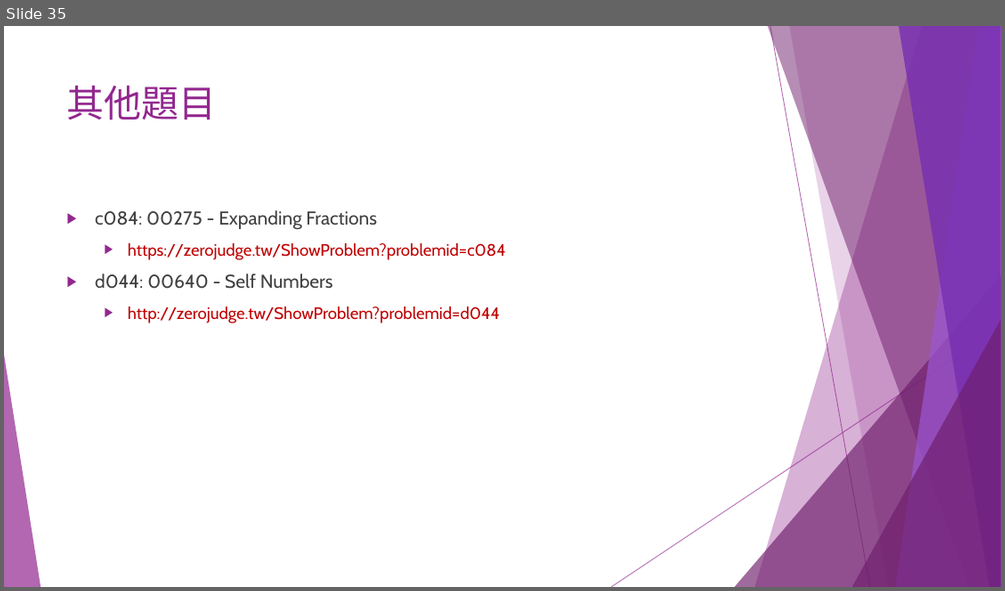
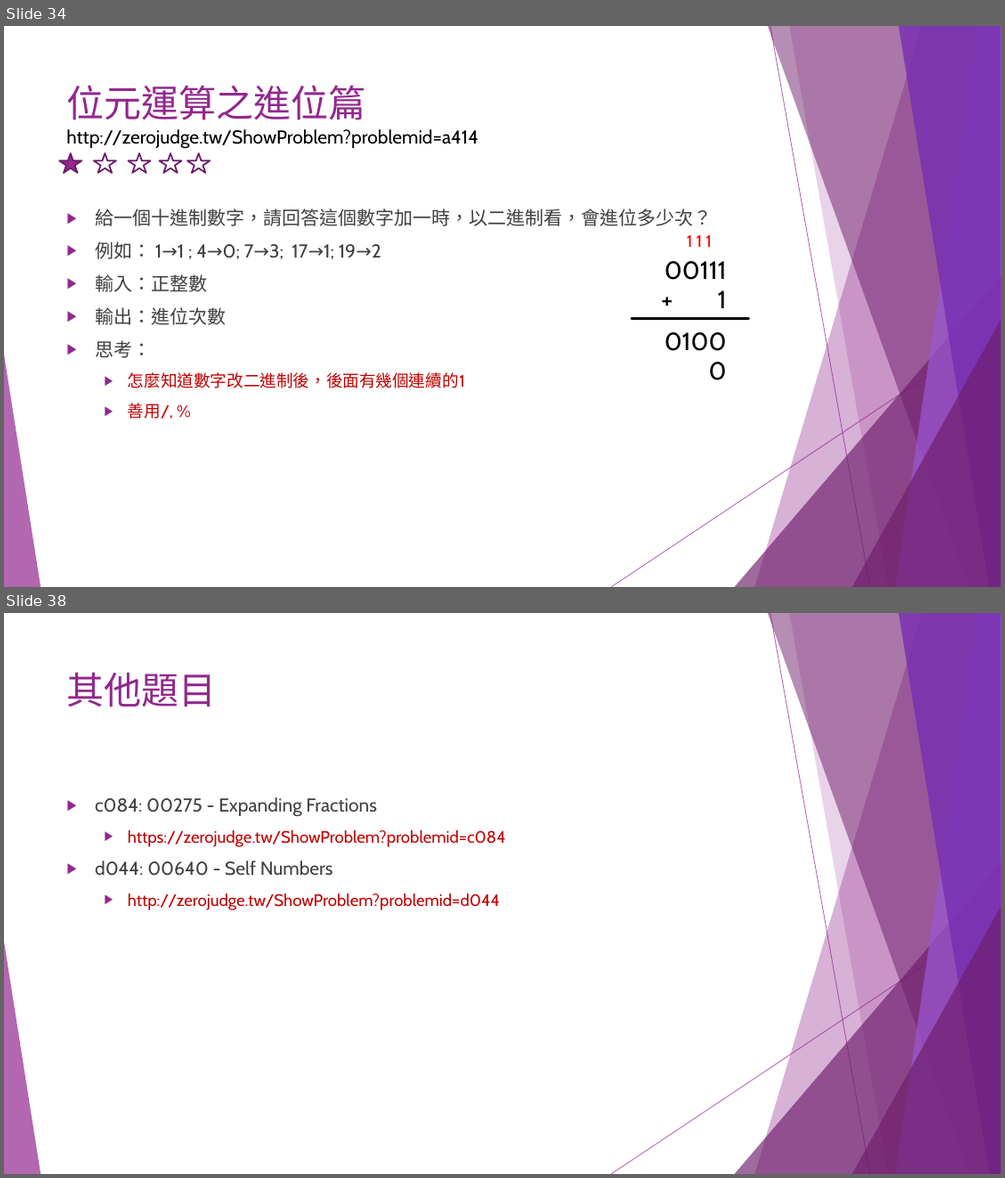
Before and after one commit to liulawsi/My_PPTs, a slide deck: CHING JIAN/C_Class/A1_邏輯思考訓練題.pptx. Shown one above the other, each under a label of ours: slide 35 before the commit, slides 34 and 38 after it; the slides between them are not shown. The pictures are 1005x591 and 1005x1178 pixels, drawn with LibreOffice and Linux fonts; fonts in the diff are those of the drawing. Boxes give left, top, right and bottom in pixels: in the first picture for what was removed or moved away, otherwise in the second. Text is boxed around its words. In the diff, an @@ line names an element or a change of style, - is before the commit and + after.

```diff
--- a/CHING JIAN/C_Class/A1_邏輯思考訓練題.pptx
+++ b/CHING JIAN/C_Class/A1_邏輯思考訓練題.pptx
@@ slide 34 added at <box>4,26,1001,587</box>, background #FFFFFF; not listed: 10 template elements that a slide beside it also shows @@
@@ title added at <box>67,85,366,120</box>, 36 pt, text #92278F @@
+位元運算之進位篇
@@ text added at <box>66,129,478,149</box>, 18 pt, text #000000 @@
+http://zerojudge.tw/ShowProblem?problemid=a414
@@ group added at <box>59,153,210,173</box>: 5 stars @@
@@ text added at <box>95,208,712,418</box>, 18 pt, text #404040 @@
+▶ 給一個十進制數字，請回答這個數字加一時，以二進制看，會進位多少次？
+▶ 例如： 1→1 ; 4→0; 7→3; 17→1; 19→2
+▶ 輸入：正整數
+▶ 輸出：進位次數
+▶ 思考：
+  ▶ 怎麼知道數字改二進制後，後面有幾個連續的1
+  ▶ 善用/, %
@@ text added at <box>687,235,712,247</box>, 16 pt, text #FF0000 @@
+1 1 1
@@ text added at <box>664,261,727,308</box>, 24 pt, text #000000 @@
+00111
++ 1
@@ line added from (749, 319) to (631, 319), #000000 2.25 pt @@
@@ text added at <box>652,322,734,360</box>, 24 pt, text #000000 @@
+01000
@@ what was slide 35 is now slide 38 @@
```
Also in this commit, not shown: 4 slides changed, 11 other slides added.
